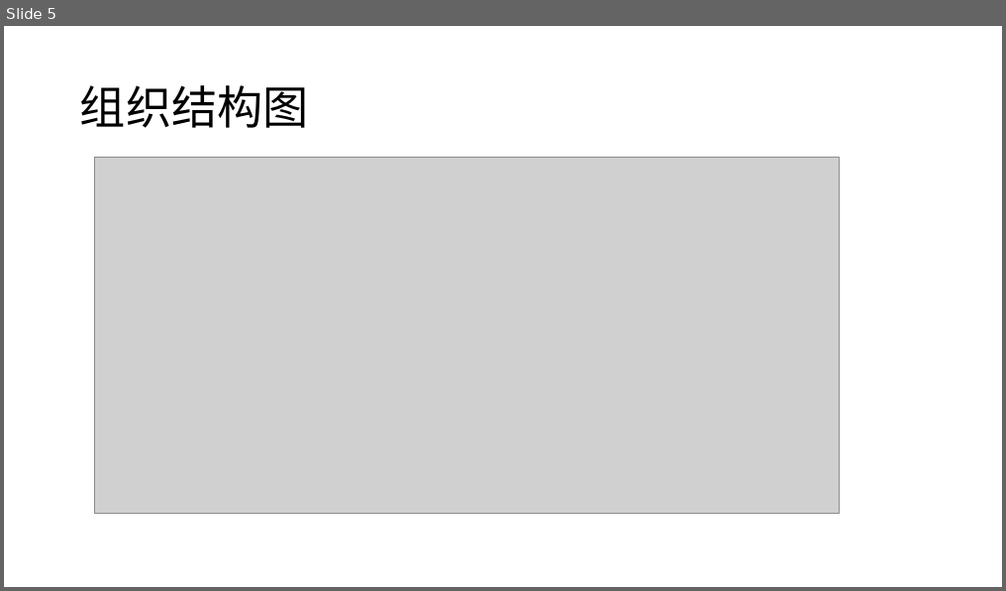
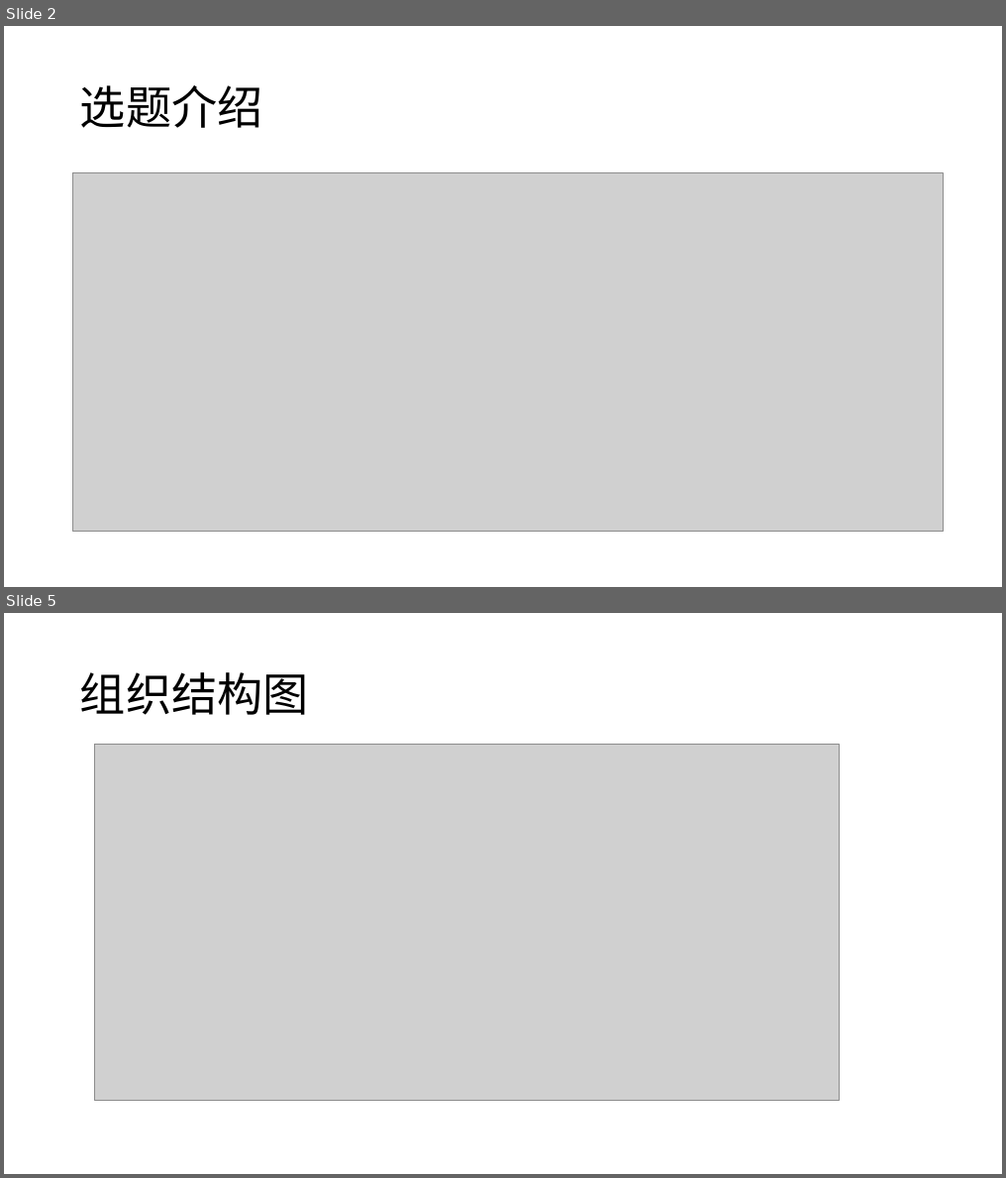
Before and after one commit to chnzxg/ssms, a slide deck: wiki/基于JavaWeb 的小型超市管理系统-演示文稿.ppt. Shown one above the other, each under a label of ours: slide 5 before the commit, slides 2 and 5 after it; the slides between them are not shown. The pictures are 1006x591 and 1006x1178 pixels, drawn with LibreOffice and Linux fonts; fonts in the diff are those of the drawing; grey boxes stand for pictures; background and template pictures are left out. Boxes give left, top, right and bottom in pixels: in the first picture for what was removed or moved away, otherwise in the second. Text is boxed around its words. In the diff, an @@ line names an element or a change of style, - is before the commit and + after.

```diff
--- a/wiki/基于JavaWeb 的小型超市管理系统-演示文稿.ppt
+++ b/wiki/基于JavaWeb 的小型超市管理系统-演示文稿.ppt
@@ slide 2 added at bbox=[4, 26, 1002, 587], background picture (left out) @@
@@ title added at bbox=[80, 85, 263, 128], 44 pt, text #000000 @@
+选题介绍
@@ picture added at bbox=[73, 174, 943, 532] @@
```
Also in this commit, not shown: 3 other slides added, 4 slides removed, 16 other files.
